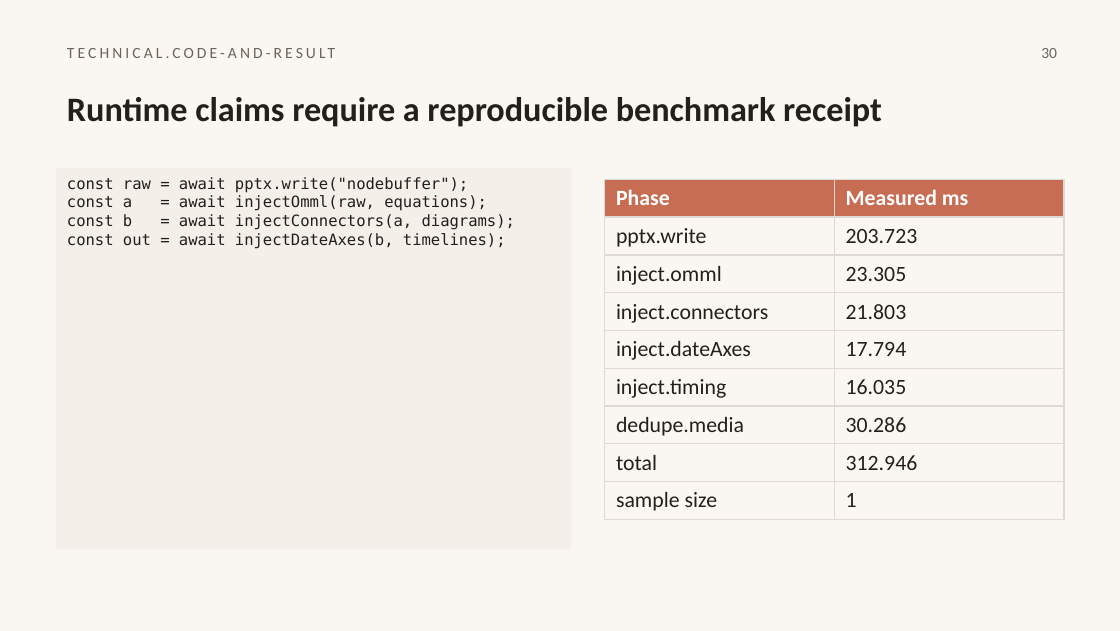
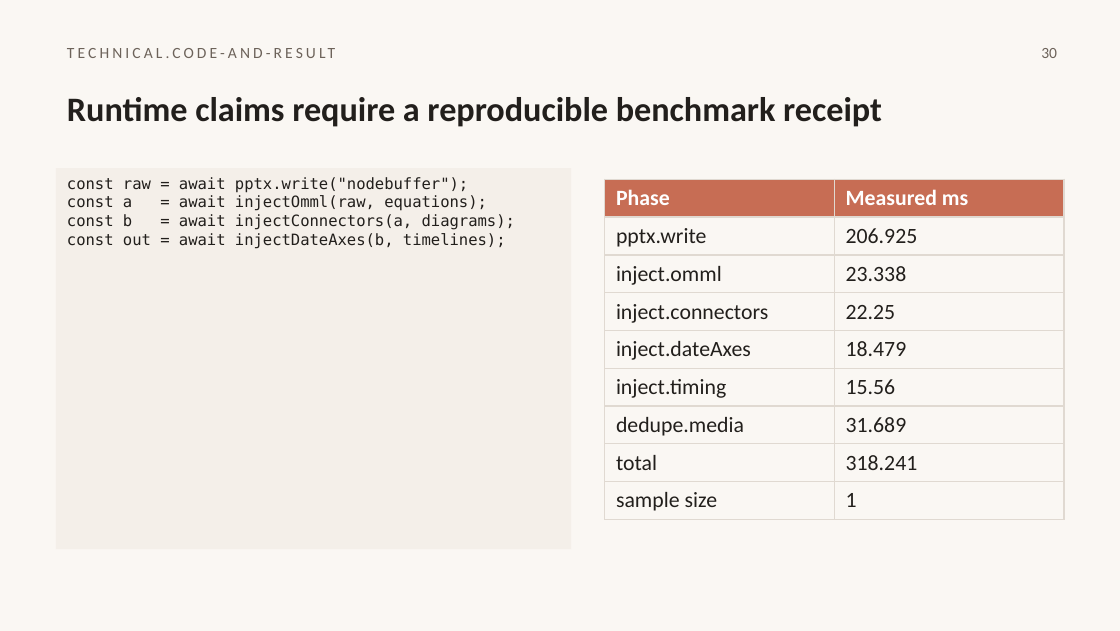
Before and after one commit to HomenShum/NodeSlide, a slide deck: slide 30 of outputs/atlas-v3-native/nodeslide-artifact-atlas-v3-native.pptx. Drawn at 1120x631 pixels with LibreOffice and Linux fonts; fonts in the diff are those of the drawing. Boxes give left, top, right and bottom in pixels: in the first picture for what was removed or moved away, otherwise in the second. Text is boxed around its words. In the diff, an @@ line names an element or a change of style, - is before the commit and + after.

```diff
--- a/outputs/atlas-v3-native/nodeslide-artifact-atlas-v3-native.pptx
+++ b/outputs/atlas-v3-native/nodeslide-artifact-atlas-v3-native.pptx
@@ table at bbox=[605, 179, 1064, 515] @@
-row 2, column 2: 203.723
+row 2, column 2: 206.925
-row 3, column 2: 23.305
+row 3, column 2: 23.338
-row 4, column 2: 21.803
+row 4, column 2: 22.25
-row 5, column 2: 17.794
+row 5, column 2: 18.479
-row 6, column 2: 16.035
+row 6, column 2: 15.56
-row 7, column 2: 30.286
+row 7, column 2: 31.689
-row 8, column 2: 312.946
+row 8, column 2: 318.241
```
Also in this commit, not shown: 1 other slide changed, 4 other files.
